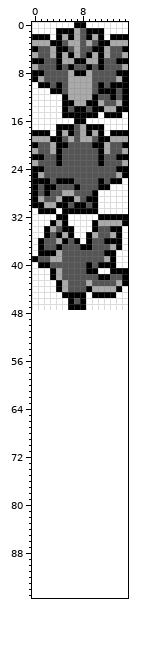
One commit to this sprite sheet: gfx/sprites/articuno.png. That is the earlier state.
The file is 16x48 pixels. The old version is drawn lined up with the new one, on the new canvas.
Once edited:
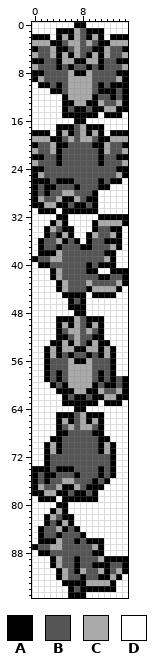
Palette (. is transparent): A #000000  B #555555  C #aaaaaa  D #ffffff
The exact change:
canvas 16x48 -> 16x96
y 48: x 0..15 ................ -> DDDDDDDAADDDDDDD
y 49: x 0..15 ................ -> DDDDAAACBAAADDDD
y 50: x 0..15 ................ -> DDDDACACBACADDDD
y 51: x 0..15 ................ -> DDDDABCCBCBADDDD
y 52: x 0..15 ................ -> DDDDAABCBBAADDDD
y 53: x 0..15 ................ -> DDDAACACBACAADDD
y 54: x 0..15 ................ -> DDACACCAACCACADD
y 55: x 0..15 ................ -> DDACABABBABACADD
y 56: x 0..15 ................ -> DDABBBCAACBBBADD
y 57: x 0..15 ................ -> DDABBBCCCCBBBADD
y 58: x 0..15 ................ -> DDABABCCCCBABADD
y 59: x 0..15 ................ -> DDABABCCCCBABABA
y 60: x 0..15 ................ -> DDDABACCCCABAABA
y 61: x 0..15 ................ -> DDDDAAACCAACBBCA
y 62: x 0..15 ................ -> DDDDDABAABAACCAA
y 63: x 0..15 ................ -> DDDDDAAAAAADAAAD
y 64: x 0..15 ................ -> DDDDDDDAADDDDDDD
y 65: x 0..15 ................ -> DDDDAAABCAAADDDD
y 66: x 0..15 ................ -> DDDDACABCACADDDD
y 67: x 0..15 ................ -> DDDDABCBCCBADDDD
y 68: x 0..15 ................ -> DDDDAABBBBAADDDD
y 69: x 0..15 ................ -> DDDAABBBBBBAADDD
y 70..71: x 0..15 ................ -> DDACABBBBBBACADD
y 72..73: x 0..15 ................ -> DDABBBBBBBBBBADD
y 74: x 0..15 ................ -> AAABAAABBBBABADD
y 75: x 0..15 ................ -> ABAABBBABBBABADD
y 76: x 0..15 ................ -> ABABBCCBBBABADDD
y 77: x 0..15 ................ -> ACBBCAACBAAADDDD
y 78: x 0..15 ................ -> AACCAABAABADDDDD
y 79: x 0..15 ................ -> DAAADAAAAAADDDDD
y 80: x 0..15 ................ -> DDDDAADDDDDDDDDD
y 81: x 0..15 ................ -> DDDACADDDDDDDDDD
y 82: x 0..15 ................ -> DDACBAADDDDDDDDD
y 83: x 0..15 ................ -> DDABACADDDDDDDDD
y 84: x 0..15 ................ -> DABBCABADDDDDDDD
y 85: x 0..15 ................ -> DABBABBBADDDDDDD
y 86: x 0..15 ................ -> DAAACBBABAAADDDD
y 87: x 0..15 ................ -> ABBCCBBBBBCADDDD
y 88: x 0..15 ................ -> DAABBBBBBBAADDDD
y 89: x 0..15 ................ -> DDDACBBABBBCAAAA
y 90: x 0..15 ................ -> DDDACBBABBAAABBA
y 91: x 0..15 ................ -> DDDDACBACBBCABCA
y 92: x 0..15 ................ -> DDDDACBBABBAACAD
y 93: x 0..15 ................ -> DDDDDAAAACCCCADD
y 94: x 0..15 ................ -> DDDDDDABAAAAAADD
y 95: x 0..15 ................ -> DDDDDDAAADDDDDDD
Boxes around the changes in both pictures, in picture pixels (x1, y1, x2, y2):
added: (32, 310, 128, 598)
